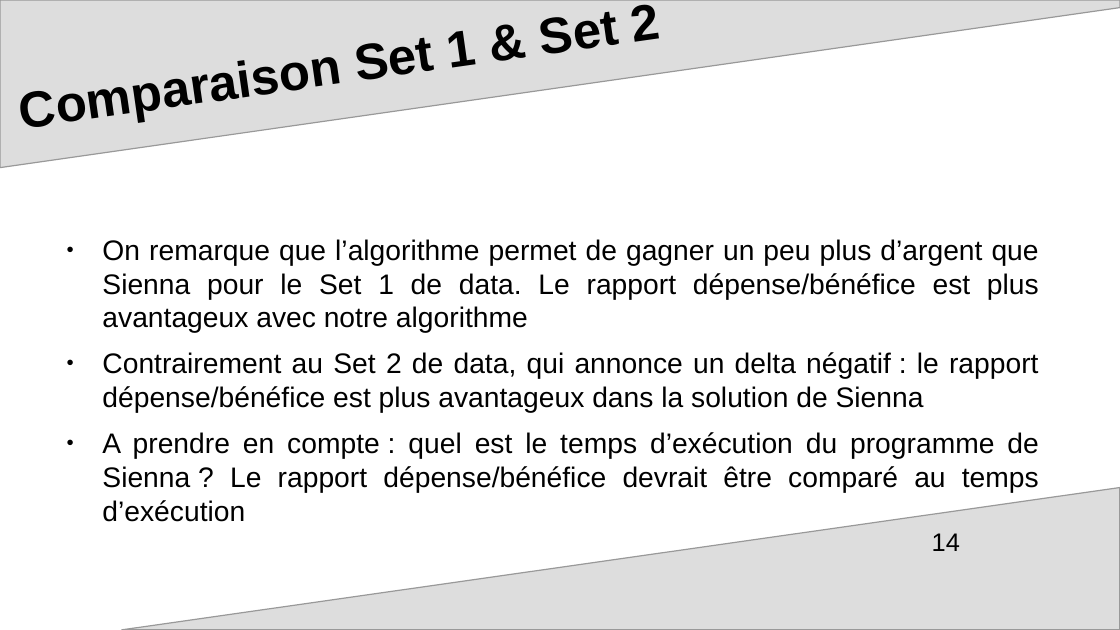
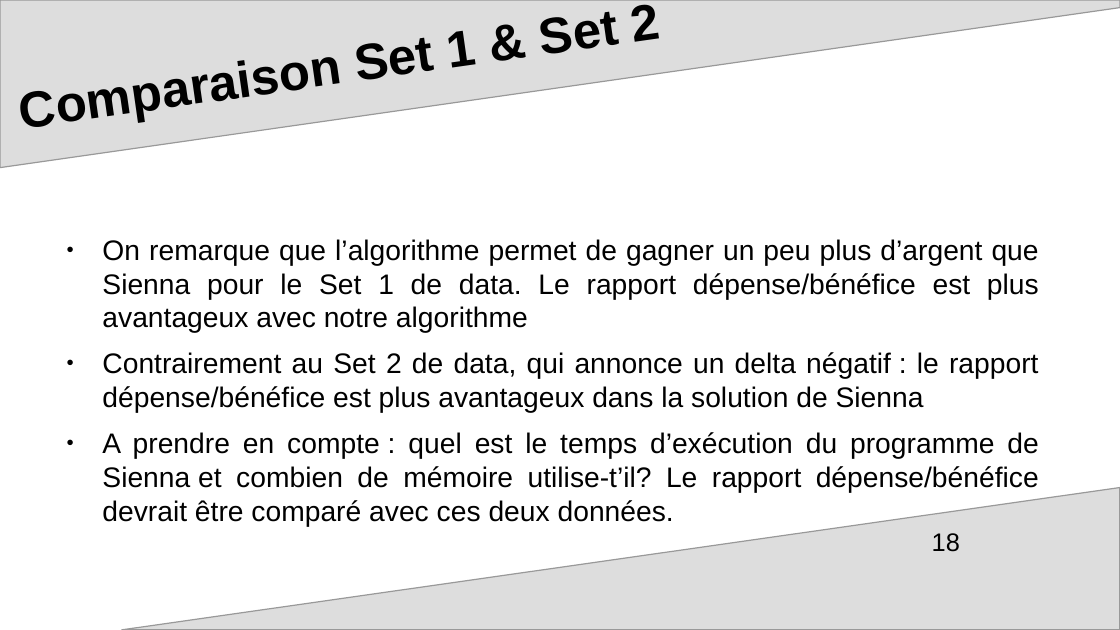
Before and after one commit to mcourte/OC_Projet7, a slide deck: slide 18 of ppt_soutenance.odp (slide 14 before the commit). Drawn at 1120x630 pixels with LibreOffice and Linux fonts; fonts in the diff are those of the drawing; background and template pictures are left out. Boxes give left, top, right and bottom in pixels: in the first picture for what was removed or moved away, otherwise in the second. Text is boxed around its words. In the diff, an @@ line names an element or a change of style, - is before the commit and + after.

```diff
--- a/ppt_soutenance.odp
+++ b/ppt_soutenance.odp
@@ text at (x1=102, y1=432, x2=1039, y2=522): text changed @@
-● A prendre en compte : quel est le temps d’exécution du programme de Sienna ? Le rapport dépense/bénéfice devrait être comparé au temps d’exécution
+● A prendre en compte : quel est le temps d’exécution du programme de Sienna et combien de mémoire utilise-t’il? Le rapport dépense/bénéfice devrait être comparé avec ces deux données.
@@ page number at (x1=932, y1=533, x2=960, y2=552): text changed @@
-14
+18
```
Also in this commit, not shown: 5 other slides changed, 4 slides added.
